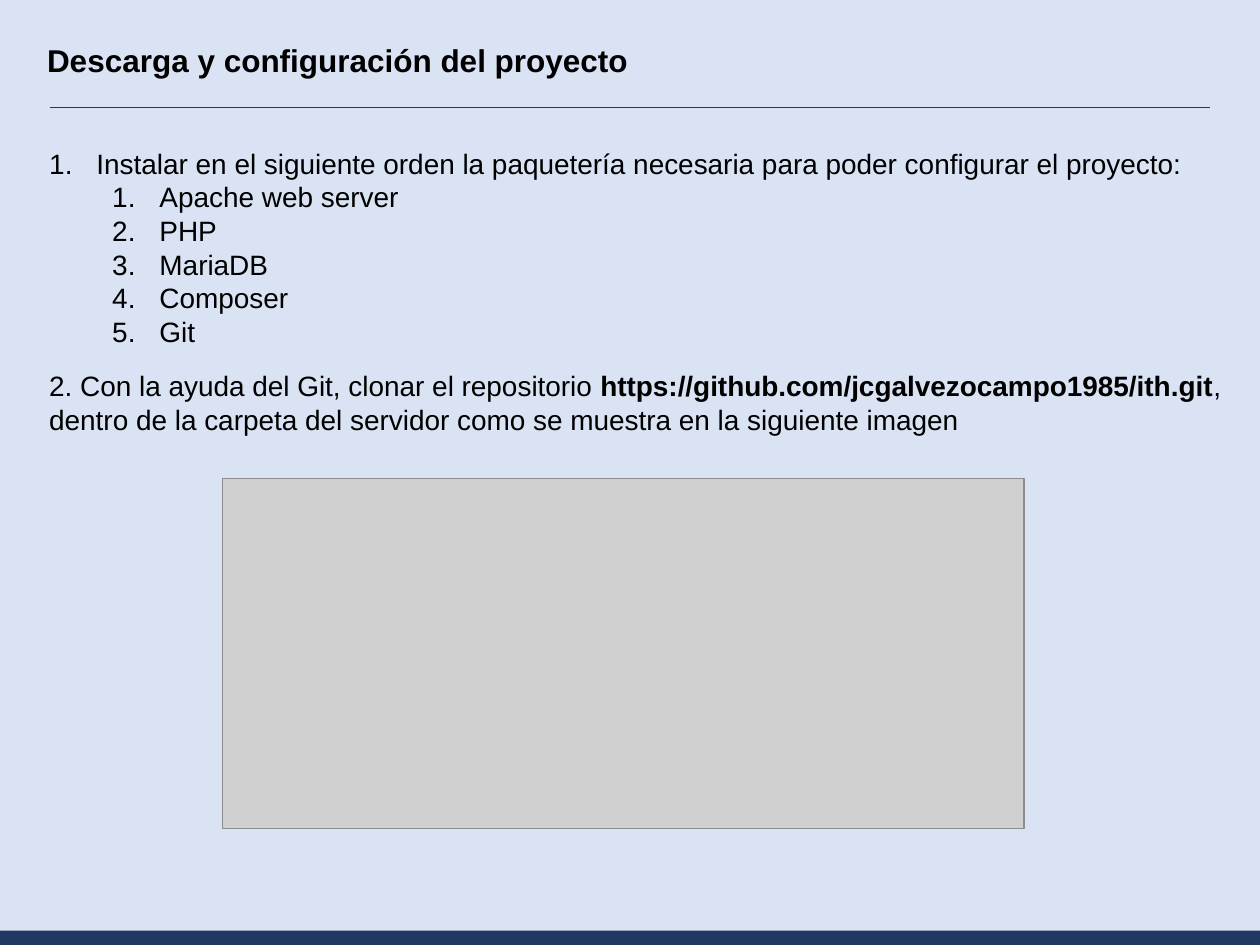
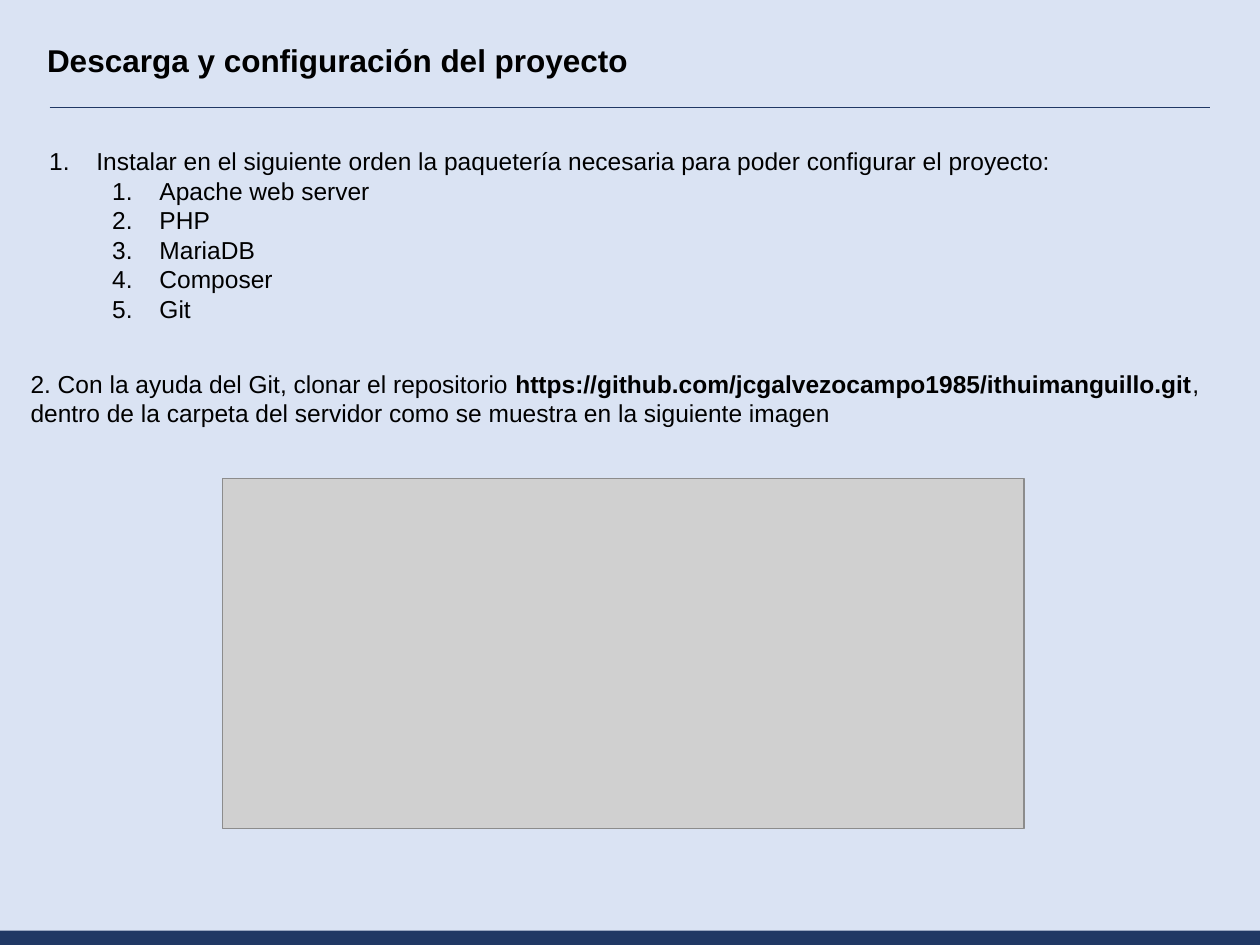
Before and after one commit to jcgalvezocampo1985/ith, a slide deck: slide 5 of web/Configuracion.pptx. Drawn at 1260x945 pixels with LibreOffice and Linux fonts; fonts in the diff are those of the drawing; grey boxes stand for pictures. Boxes give left, top, right and bottom in pixels: in the first picture for what was removed or moved away, otherwise in the second. Text is boxed around its words. In the diff, an @@ line names an element or a change of style, - is before the commit and + after.

```diff
--- a/web/Configuracion.pptx
+++ b/web/Configuracion.pptx
@@ text "Instalar en el siguiente orden ..." at bbox=[96, 152, 1050, 319]: size 16 to 14 pt @@
@@ text at bbox=[31, 375, 1199, 427]: text changed; size 16 to 14 pt @@
-2. Con la ayuda del Git, clonar el repositorio https://github.com/jcgalvezocampo1985/ith.git, dentro de la carpeta del servidor como se muestra en la siguiente imagen
+2. Con la ayuda del Git, clonar el repositorio https://github.com/jcgalvezocampo1985/ithuimanguillo.git, dentro de la carpeta del servidor como se muestra en la siguiente imagen
```
Also in this commit, not shown: 11 other slides changed, 2 other files.
